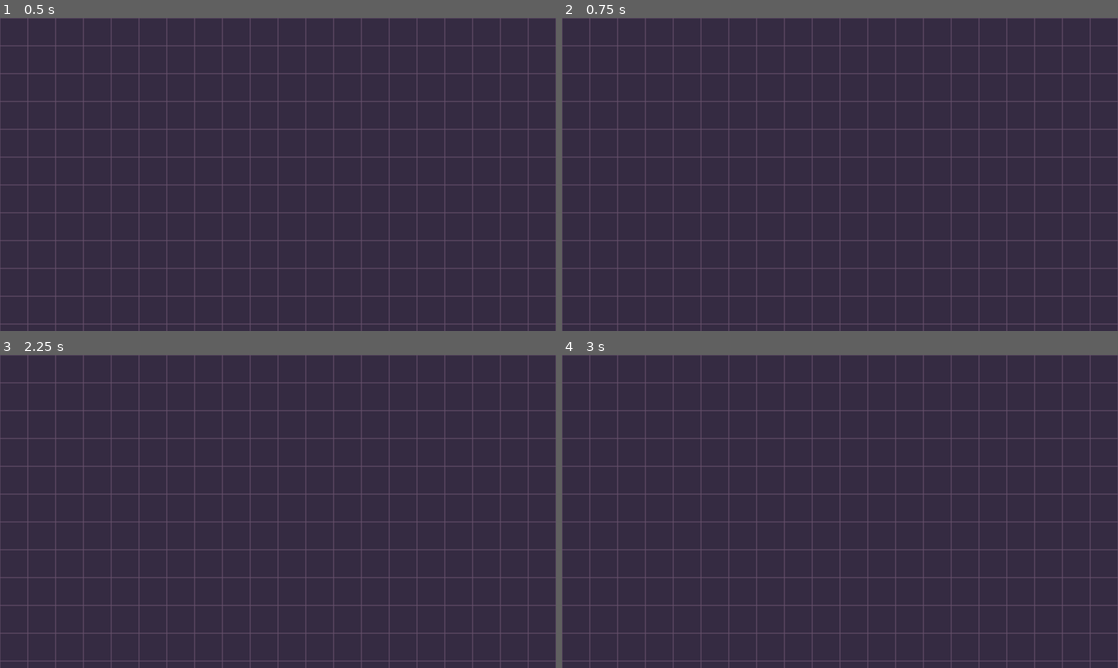
Above: before the commit, frames 1-4 (two rows, left to right).
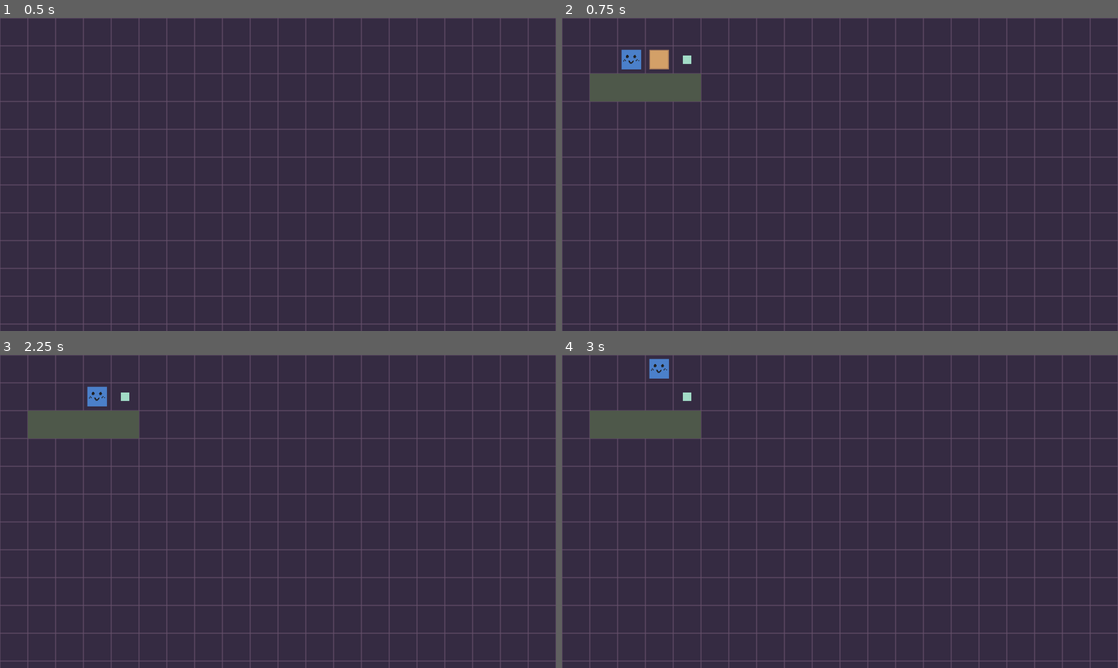
Above: after the commit, the same moments.

Repository: RonTheHuman/JamGame
Game: Godot game, scene res://Scenes/GameScene.tscn
Two runs of this game, one before a commit and one after it. Both use one fixed random seed, a clock stepped at 60 frames per second and the inputs below.
Inputs:
- Up to frame 1 (0.5 s): no input
- Up to frame 2 (0.75 s): tap Enter at 0.5 s; hold D (Right) from 0.53 s (still down); hold Space (Wait) from 0.53 s (still down)
- Up to frame 3 (2.25 s): release D (Right) at 1.28 s; release Space (Wait) at 1.28 s; hold S (Down) 1.28-2.03 s; tap Space (Wait) at 1.35 s; tap Enter at 2 s; hold D (Right) from 2.03 s (still down); hold Space (Wait) from 2.03 s (still down)
- Up to frame 4 (3 s): release D (Right) at 2.78 s; release Space (Wait) at 2.78 s; hold W (Up) from 2.78 s (still down); tap Space (Wait) at 2.85 s

Frame 1 is identical in both runs. In frame 2, 2.2% of the frame differs, in the area x 5-25%, y 10-27%; in frame 3, 2.0%; in frame 4, 2.0%.
Error before the commit: Parse Error: Expected indented block after function declaration. (res://Scenes/GameScene.gd:75)

Commit message:
basic movement and visuals

Diff:
--- a/Scenes/Box.tscn
+++ b/Scenes/Box.tscn
@@ -4,5 +4,5 @@
 
 [node name="Crate" type="Sprite2D"]
 texture_filter = 1
-position = Vector2(544, 355)
 texture = ExtResource("1_xonwl")
+centered = false
--- a/Scenes/Button.tscn
+++ /dev/null
@@ -1,8 +0,0 @@
-[gd_scene load_steps=2 format=3 uid="uid://55hic8b5mtrw"]
-
-[ext_resource type="Texture2D" uid="uid://00b7rmic6jj5" path="res://Sprites/Button.png" id="1_g1be1"]
-
-[node name="Button" type="Sprite2D"]
-texture_filter = 1
-position = Vector2(544, 225)
-texture = ExtResource("1_g1be1")
--- a/Scenes/GameScene.tscn
+++ b/Scenes/GameScene.tscn
@@ -1,10 +1,10 @@
-[gd_scene load_steps=3 format=3 uid="uid://cweuj0kjiio3x"]
+[gd_scene load_steps=3 format=3 uid="uid://bx5wq5lvboutl"]
 
-[ext_resource type="Script" path="res://Scenes/GameScene.gd" id="1_puoy0"]
+[ext_resource type="Script" path="res://Scripts/GameScene.gd" id="1_r2l5w"]
 [ext_resource type="PackedScene" uid="uid://s5j7yl4s0i2b" path="res://Scenes/GridTile.tscn" id="2_0oo2o"]
 
 [node name="GameScene" type="Node2D"]
 texture_filter = 1
-script = ExtResource("1_puoy0")
+script = ExtResource("1_r2l5w")
 
 [node name="GridTile" parent="." instance=ExtResource("2_0oo2o")]
--- a/Scenes/Player.tscn
+++ b/Scenes/Player.tscn
@@ -3,5 +3,5 @@
 [ext_resource type="Texture2D" uid="uid://5ai5k3leiwpt" path="res://Sprites/Player.png" id="1_7aqtr"]
 
 [node name="Player" type="Sprite2D"]
-position = Vector2(481, 547)
 texture = ExtResource("1_7aqtr")
+centered = false
--- /dev/null
+++ b/Scenes/Sensor.tscn
@@ -0,0 +1,8 @@
+[gd_scene load_steps=2 format=3 uid="uid://55hic8b5mtrw"]
+
+[ext_resource type="Texture2D" uid="uid://00b7rmic6jj5" path="res://Sprites/Sensor.png" id="1_lptpp"]
+
+[node name="Button" type="Sprite2D"]
+texture_filter = 1
+texture = ExtResource("1_lptpp")
+centered = false
--- /dev/null
+++ b/Scenes/Wall.tscn
@@ -0,0 +1,8 @@
+[gd_scene load_steps=2 format=3 uid="uid://dnol75tx5de6u"]
+
+[ext_resource type="Texture2D" uid="uid://bur8mfwteexsw" path="res://Sprites/Wall.png" id="1_3vbec"]
+
+[node name="Wall" type="Sprite2D"]
+texture_filter = 1
+texture = ExtResource("1_3vbec")
+centered = false
--- a/Scenes/GameScene.gd
+++ b/Scripts/GameScene.gd
@@ -2,10 +2,14 @@
 
 var player_scn = preload("res://Scenes/Player.tscn")
 var box_scn = preload("res://Scenes/Box.tscn")
-var wall_scn = preload("res://Sprites/Wall.png")
+var wall_scn = preload("res://Scenes/Wall.tscn")
+var sensor_scn = preload("res://Scenes/Sensor.tscn")
 
 enum Tile { NONE = 0, PLAYER = 1, BOX = 2, WALL = 3, SENSOR = 4}
 enum Action { UP, RIGHT, DOWN, LEFT, WAIT }
+
+var tile_to_scn := { Tile.PLAYER: player_scn, Tile.BOX: box_scn,
+					Tile.WALL: wall_scn, Tile.SENSOR: sensor_scn }
 
 var layer1 := [[0, 0, 0, 0, 0],
 			   [0, 0, 0, 0, 4],
@@ -17,9 +21,11 @@
 			   [0, 0, 0, 0, 0],
 			   [0, 0, 0, 0, 0],
 			   [0, 0, 0, 0, 0]]
-var level_w = len(layer1[0])
-var level_h = len(layer1)
+var level_w: int = len(layer1[0])
+var level_h: int = len(layer1)
 var player_loc: Vector2
+var tile_size: int = 64
+var grid_start := Vector2(0, 0)
 
 func _ready():
 	var found = false
@@ -58,6 +64,7 @@
 	if action == Action.LEFT:
 		move_vec = Vector2(-1, 0)
 	var new_loc = player_loc + move_vec
+	print(new_loc)
 	# if out of bounds
 	if new_loc.x < 0 or new_loc.x >= level_w or \
 			new_loc.y < 0 or new_loc.y >= level_h:
@@ -70,6 +77,19 @@
 		layer2[player_loc.y][player_loc.x] = Tile.NONE
 		player_loc = new_loc
 		layer2[player_loc.y][player_loc.x] = Tile.PLAYER
+	draw_state()
 
 
 func draw_state():
+	for child in $GridTile.get_children():
+		child.queue_free()
+	for i in range(level_h):
+		for j in range(level_w):
+			if layer1[i][j] != Tile.NONE:
+				var tile_scene = tile_to_scn[layer1[i][j]].instantiate()
+				tile_scene.position = grid_start + tile_size * Vector2(j, i)
+				$GridTile.add_child(tile_scene)
+			if layer2[i][j] != Tile.NONE:
+				var tile_scene = tile_to_scn[layer2[i][j]].instantiate()
+				tile_scene.position = grid_start + tile_size * Vector2(j, i)
+				$GridTile.add_child(tile_scene)
Renamed: Sprites/Button.png -> Sprites/Sensor.png
Not shown, changed: Sprites/Sensor.png.import
